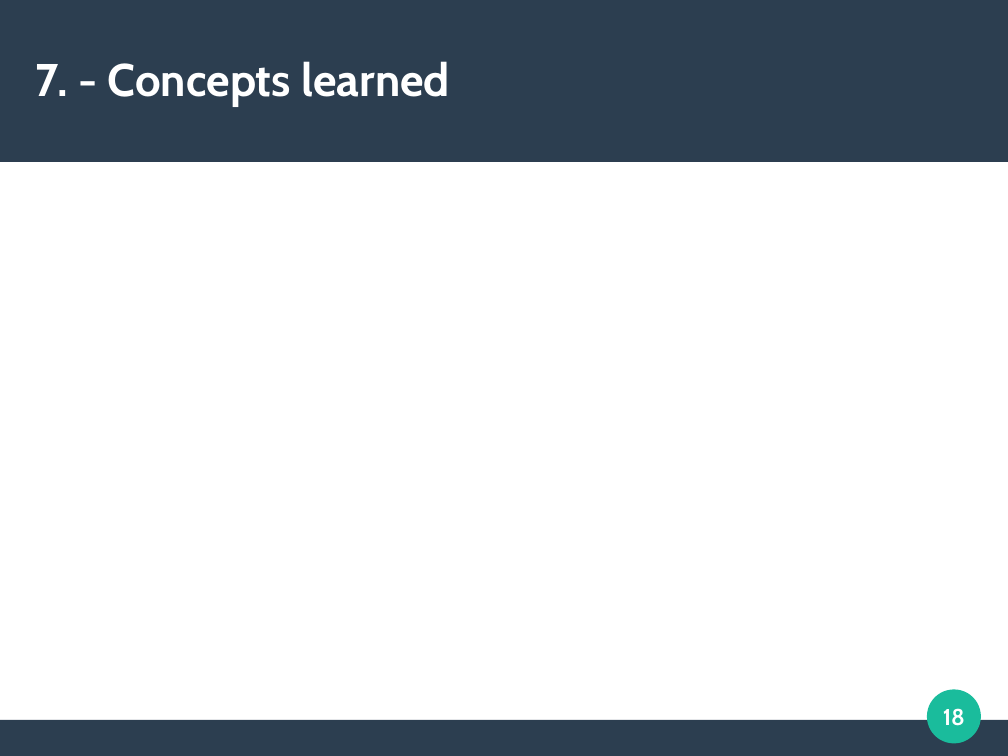
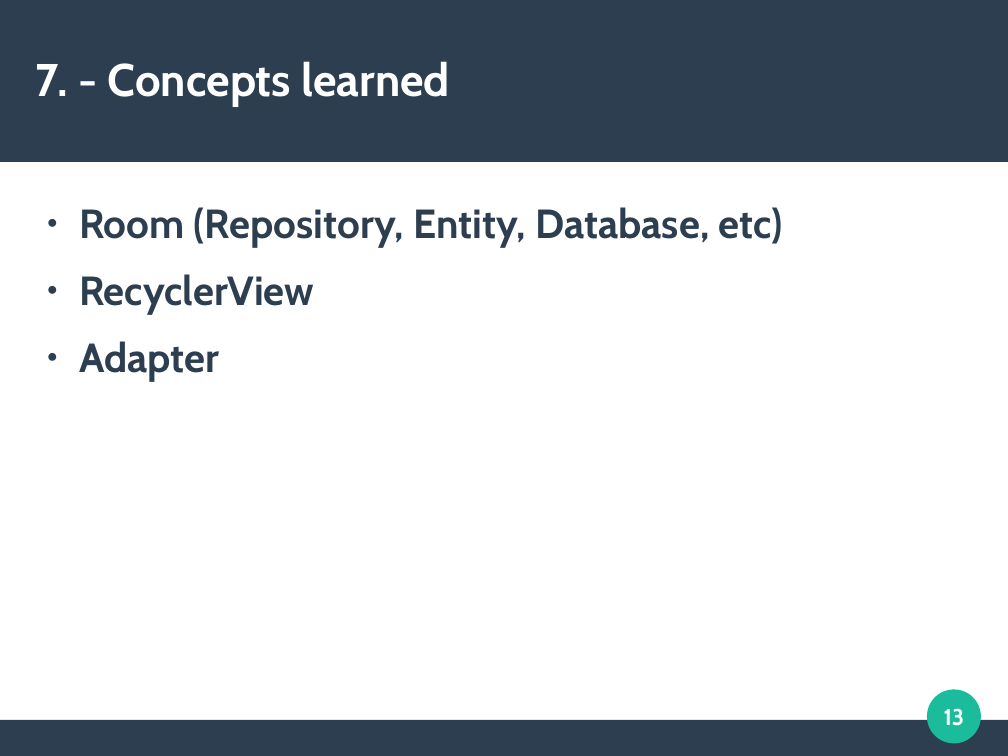
Before and after one commit to sergioparamo/kanjistudy, a slide deck: slide 13 of description/KanjiStudyPresentation.odp (slide 18 before the commit). Drawn at 1008x756 pixels with LibreOffice and Linux fonts; fonts in the diff are those of the drawing. Boxes give left, top, right and bottom in pixels: in the first picture for what was removed or moved away, otherwise in the second. Text is boxed around its words. In the diff, an @@ line names an element or a change of style, - is before the commit and + after.

```diff
--- a/description/KanjiStudyPresentation.odp
+++ b/description/KanjiStudyPresentation.odp
@@ text added at [79, 207, 783, 381], 32 pt, text #2C3E50, bold @@
+● Room (Repository, Entity, Database, etc)
+● RecyclerView
+● Adapter
@@ page number at [944, 708, 965, 726]: text changed @@
-18
+13
```
Also in this commit, not shown: 2 other slides changed, 3 slides added, 8 slides removed, 9 other files.
